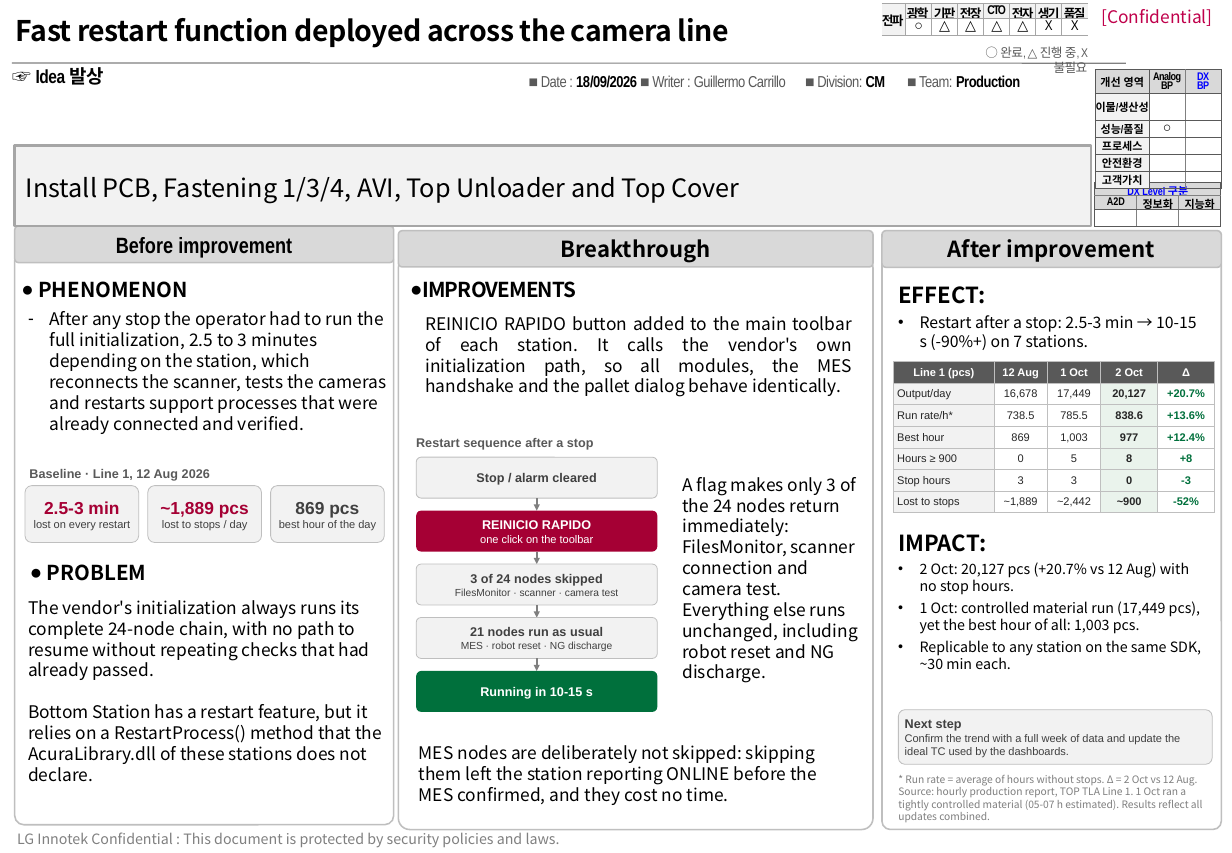
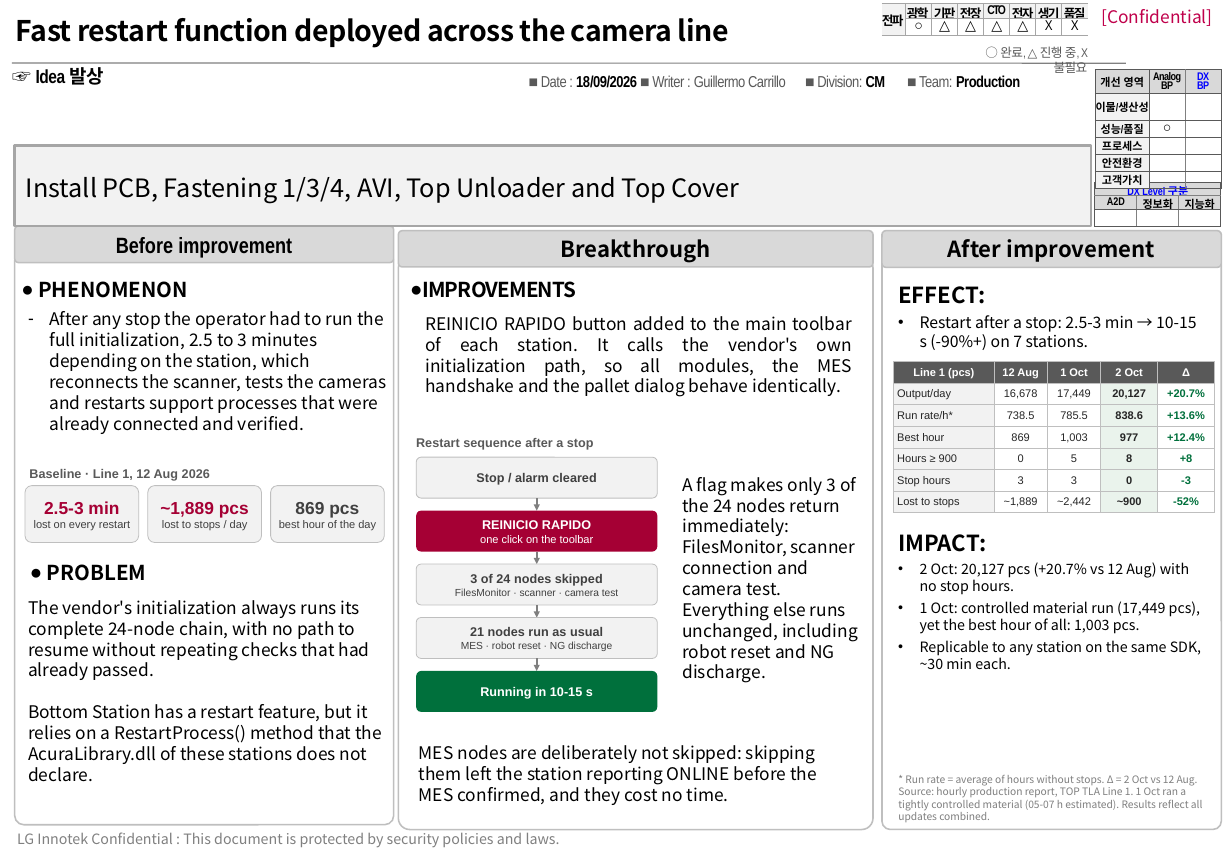
Before and after one commit to memo-power-95/bkmn, a slide deck: slide 1 of lotform/TPM_1_Reinicio_Rapido.pptx. Drawn at 1232x853 pixels with LibreOffice and Linux fonts; fonts in the diff are those of the drawing; background and template pictures are left out. Boxes give left, top, right and bottom in pixels: in the first picture for what was removed or moved away, otherwise in the second. Text is boxed around its words. In the diff, an @@ line names an element or a change of style, - is before the commit and + after.

```diff
--- a/lotform/TPM_1_Reinicio_Rapido.pptx
+++ b/lotform/TPM_1_Reinicio_Rapido.pptx
@@ rounded rectangle removed at <box>899,710,1213,764</box> @@
-Next step
-Confirm the trend with a full week of data and update the ideal TC used by the dashboards.
```
Also in this commit, not shown: 3 other files.
